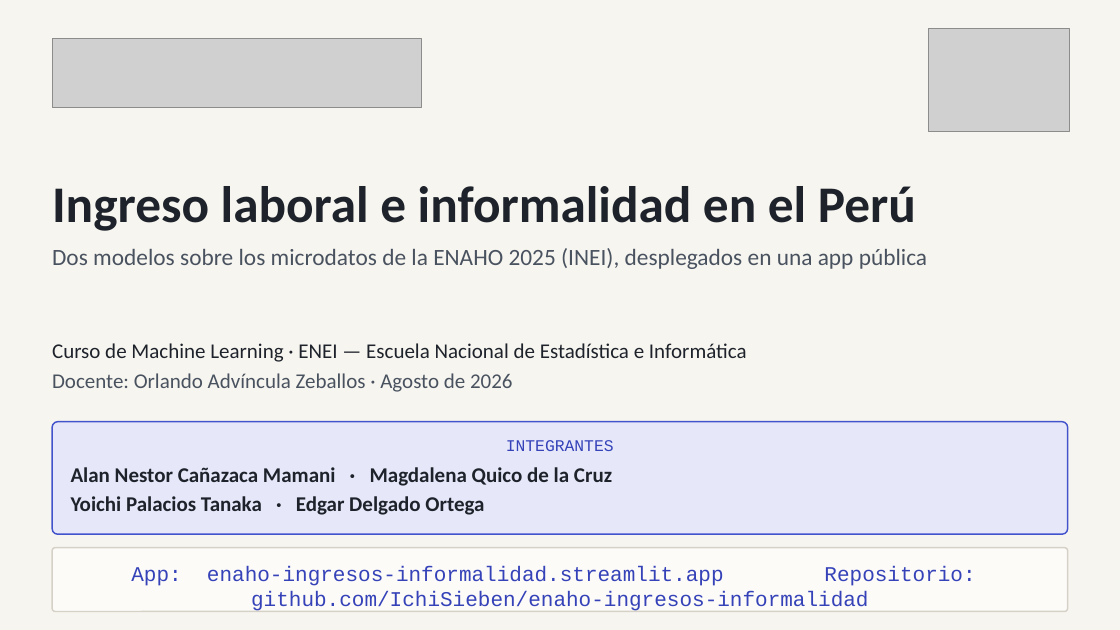
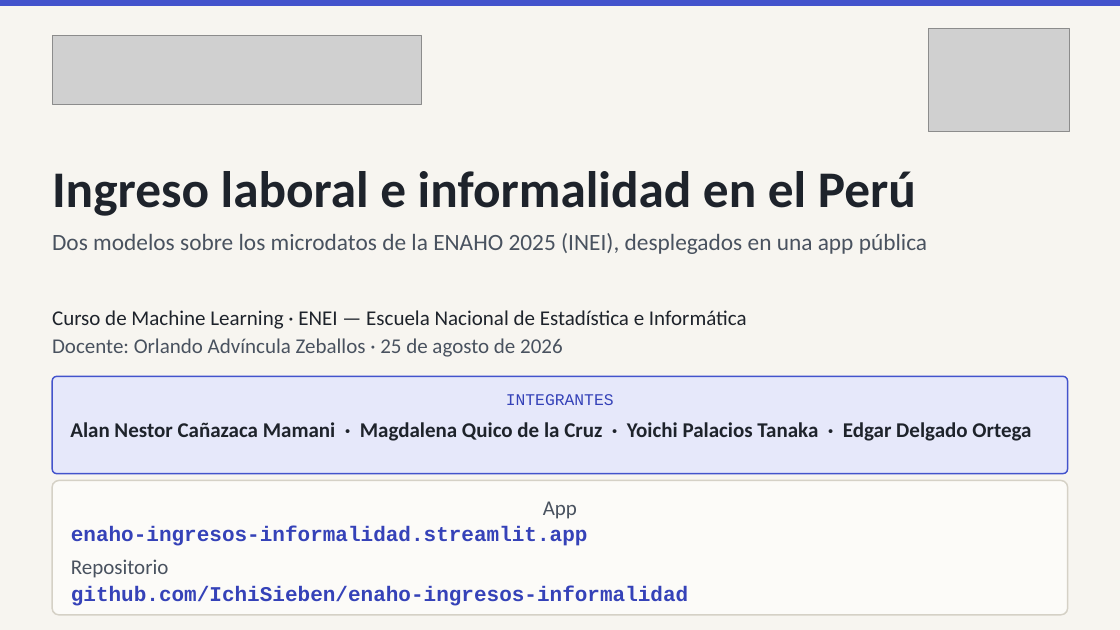
Before and after one commit to IchiSieben/enaho-ingresos-informalidad, a slide deck: slide 1 of docs/presentacion/ENAHO_exposicion.pptx. Drawn at 1120x630 pixels with LibreOffice and Linux fonts; fonts in the diff are those of the drawing; grey boxes stand for pictures. Boxes give left, top, right and bottom in pixels: in the first picture for what was removed or moved away, otherwise in the second. Text is boxed around its words. In the diff, an @@ line names an element or a change of style, - is before the commit and + after.

```diff
--- a/docs/presentacion/ENAHO_exposicion.pptx
+++ b/docs/presentacion/ENAHO_exposicion.pptx
@@ rectangle added at <box>0,0,1120,6</box>, fill #4353CC @@
@@ picture: place and size @@
-picture at <box>52,39,422,108</box>
+picture at <box>52,35,422,104</box>
@@ text "Ingreso laboral e informalidad en ...": place and size @@
-text "Ingreso laboral e informalidad en ..." at <box>52,186,927,269</box>
+text "Ingreso laboral e informalidad en ..." at <box>52,171,927,254</box>
@@ text at <box>52,310,747,329</box>: less space between paragraphs @@
@@ text "Curso de Machine Learning · ...": place and size @@
-text "Curso de Machine Learning · ..." at <box>52,343,747,392</box>
+text "Curso de Machine Learning · ..." at <box>52,310,747,357</box>
@@ text at <box>52,338,563,357</box>: text changed @@
-Docente: Orlando Advíncula Zeballos · Agosto de 2026
+Docente: Orlando Advíncula Zeballos · 25 de agosto de 2026
@@ rounded rectangle "INTEGRANTES": place and size @@
-rounded rectangle "INTEGRANTES" at <box>52,422,1068,534</box>
+rounded rectangle "INTEGRANTES" at <box>52,376,1068,474</box>
@@ text in rounded rectangle at <box>506,394,614,405</box>: less space between paragraphs @@
@@ text in rounded rectangle at <box>70,422,1031,441</box>: text changed @@
-Alan Nestor Cañazaca Mamani · Magdalena Quico de la Cruz
-Yoichi Palacios Tanaka · Edgar Delgado Ortega
+Alan Nestor Cañazaca Mamani · Magdalena Quico de la Cruz · Yoichi Palacios Tanaka · Edgar Delgado Ortega
@@ rounded rectangle "App": place and size @@
-rounded rectangle "App" at <box>52,548,1068,612</box>
+rounded rectangle "App" at <box>52,481,1068,615</box>
@@ text in rounded rectangle at <box>71,501,688,606</box>: text changed; bold on @@
-App: enaho-ingresos-informalidad.streamlit.app Repositorio: github.com/IchiSieben/enaho-ingresos-informalidad
+App
+enaho-ingresos-informalidad.streamlit.app
+Repositorio
+github.com/IchiSieben/enaho-ingresos-informalidad
```
Also in this commit, not shown: 9 other slides changed, 2 slides added, 8 slides removed, 10 other files.
